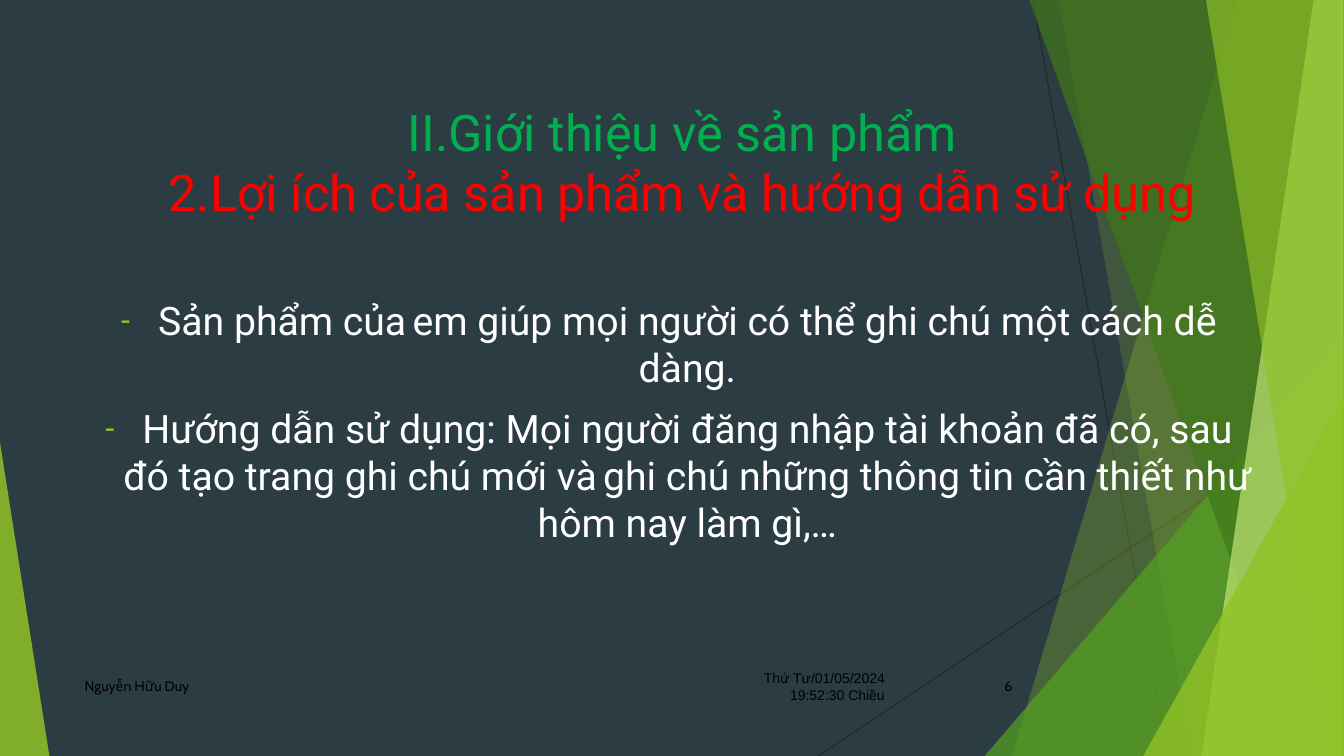
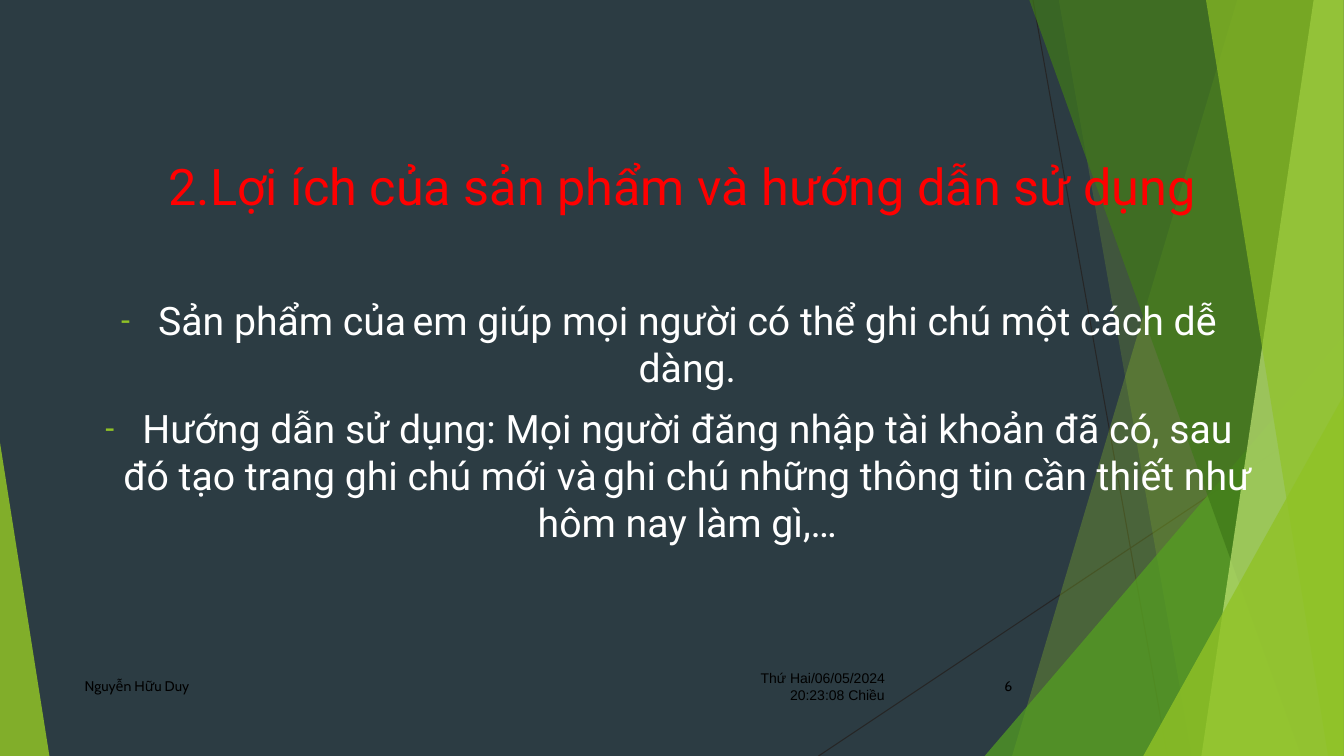
Before and after one commit to GreenSystemDuy08/TL-C4K-PTI01, a slide deck: slide 6 of PTI/SPCK/Thuyết trình.pptx. Drawn at 1344x756 pixels with LibreOffice and Linux fonts; fonts in the diff are those of the drawing. Boxes give left, top, right and bottom in pixels: in the first picture for what was removed or moved away, otherwise in the second. Text is boxed around its words. In the diff, an @@ line names an element or a change of style, - is before the commit and + after.

```diff
--- a/PTI/SPCK/Thuyết trình.pptx
+++ b/PTI/SPCK/Thuyết trình.pptx
@@ title at (169,159,1195,217): text changed @@
-II.Giới thiệu về sản phẩm
-2.Lợi ích của sản phẩm và hướng dẫn sử dụng
+2.Lợi ích của sản phẩm và hướng dẫn sử dụng
@@ text at (761,673,885,700): text changed @@
-Thứ Tư/01/05/2024 19:52:30 Chiều
+Thứ Hai/06/05/2024 20:23:08 Chiều
```
Also in this commit, not shown: 10 other slides changed, 13 other files.
